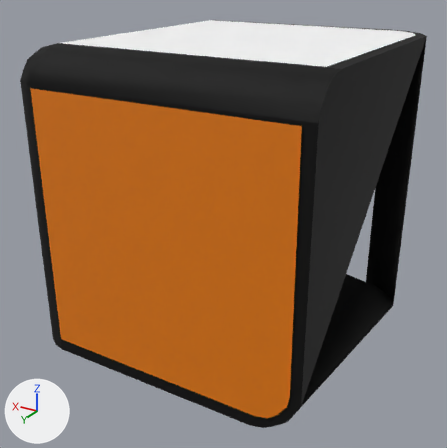
One commit to the OBJ model OllPractice.Unity/Assets/3DModels/corners/cornerWBO.obj: the scene before it, then after it.
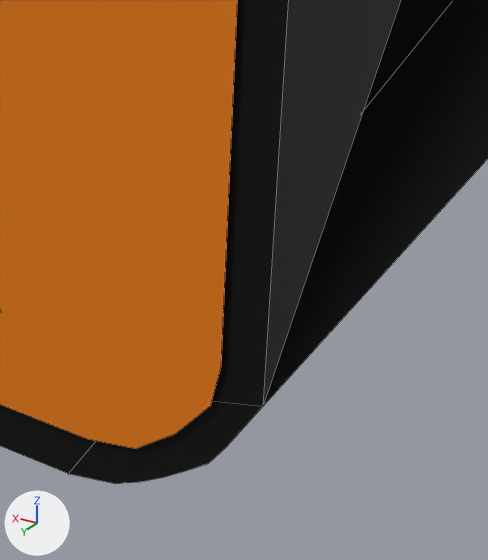
Each version is shown whole from a camera (50 mm lens) standing at (-0.181, 0.314, 0.132) and looking at (0.001, 0.011, -0.02), then close up on the part from 52% to 81% of the width and 67% to 100% of the height. Arrows for +X, +Y and +Z are at lower left; the lights stay in place. The close-ups show mesh edges as thin lines. Where no turn or scale is listed for an object, it has been applied to the vertices. Vertices at the same position are counted once.

Before the edit, the objects in view are built like this:
```python
me_basiccorner_plane = bpy.data.meshes.new('BasicCorner_Plane')
me_basiccorner_plane.from_pydata(...)  # 121 vertices, 98 faces, 1 loose edge; spans x -0.09..0.09, y -0.09..0.09, z -0.09..0.09
me_basiccorner_plane.materials.append(mat_blackplastic)  # black #000000
# before: 16 (0.09, -0.062, -0.09), 26 (-0.073, 0.09, -0.086) at pixel (138, 482), 28 (-0.09, 0.09, -0.066) at pixel (262, 406), 29 (-0.062, 0.09, -0.09) at pixel (68, 473), 31 (-0.072, 0.09, -0.072)
# before: 34 (-0.076, 0.09, -0.084) at pixel (163, 477), 35 (-0.069, 0.09, -0.088) at pixel (115, 483), 36 (-0.079, 0.09, -0.082) at pixel (184, 471), 37 (-0.083, 0.09, -0.079) at pixel (208, 463), 38 (-0.085, 0.09, -0.075) at pixel (225, 447)
# before: 114 (-0.09, -0.066, -0.09), 115 (-0.062, -0.09, -0.09)
me_coloredside3_plane_005 = bpy.data.meshes.new('ColoredSide3_Plane.005')
me_coloredside3_plane_005.from_pydata([(-0.078, 0.091, -0.075), (0.068, 0.091, -0.082), (-0.083, 0.091, 0.07), (0.068, 0.091, 0.07), (-0.065, 0.091, -0.082), (-0.084, 0.091, -0.062), (-0.073, 0.091, -0.08), (-0.083, 0.091, -0.069)], [], [(0, 7, 5, 2, 3, 1, 4, 6)])
me_coloredside3_plane_005.materials.append(mat_orangeside)  # orange #e77b00
ob_basiccorner_plane = bpy.data.objects.new('BasicCorner_Plane', me_basiccorner_plane)
ob_basiccorner_plane.location = (0.0, 0.0, 0.0)
ob_coloredside3_plane_005 = bpy.data.objects.new('ColoredSide3_Plane.005', me_coloredside3_plane_005)
ob_coloredside3_plane_005.location = (0.0, 0.0, 0.0)
```
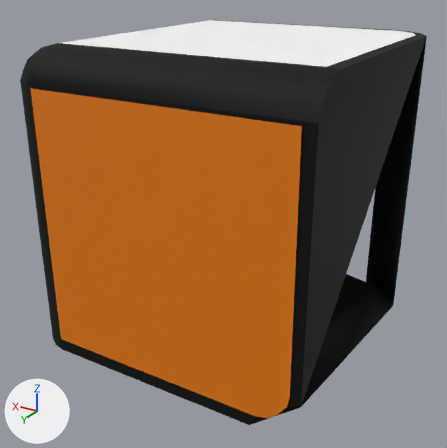
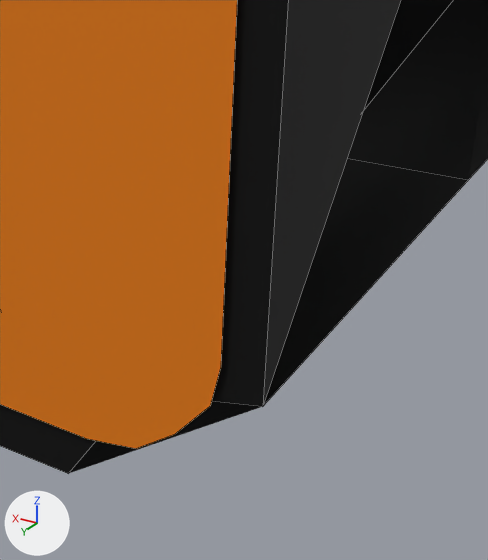
Commit message: Fix missing face in corners

Diff of the bpy script that builds the scene:
```diff
--- a/OllPractice.Unity/Assets/3DModels/corners/cornerWBO.obj.py
+++ b/OllPractice.Unity/Assets/3DModels/corners/cornerWBO.obj.py
@@ me_basiccorner_plane @@
 me_basiccorner_plane.from_pydata(...)  # 121 vertices, 98 faces, 1 loose edge; spans x -0.09..0.09, y -0.09..0.09, z -0.09..0.09
 # used by ob_basiccorner_plane; location = (0.0, 0.0, 0.0)
 # verts and faces of me_basiccorner_plane; kept vertices keep their numbers, new ones are numbered from 121
+# me_basiccorner_plane part 1
+delete_vertices([26, *range(34, 39)])  # with the faces that use them
+delete_faces([(16, 115, 29)])
+verts[121] = (-0.09, 0.012, -0.078)  # pixel (468, 180)
+verts[122] = (-0.062, 0.0, -0.09)
+faces += [(16, 115, 122, 29), (114, 121, 122, 115), (28, 31, 29, 122, 121)]
 me_basiccorner_plane.materials.append(mat_blackplastic)
```

Location of each change, (x1, y1, x2, y2) in pixels of the close-ups (488 x 560 px; the box of a moved part takes in the faces that stretch with it):
'BasicCorner_Plane', reshaped: before (0, 0, 488, 484); after (0, 0, 488, 474)
part 1 of me_basiccorner_plane, moved or reshaped: before (68, 0, 488, 484); after (68, 0, 488, 474)
